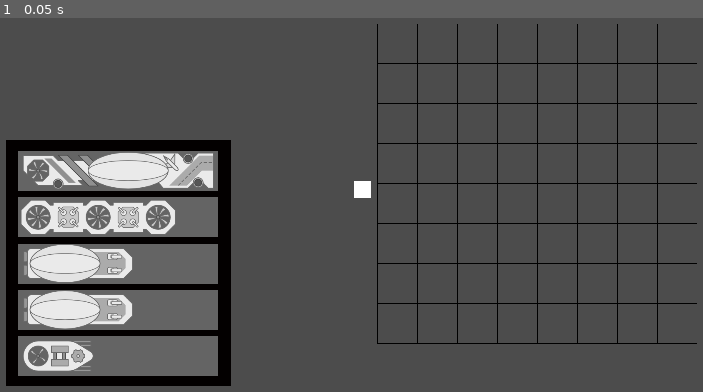
Above: before the commit, frame 1.
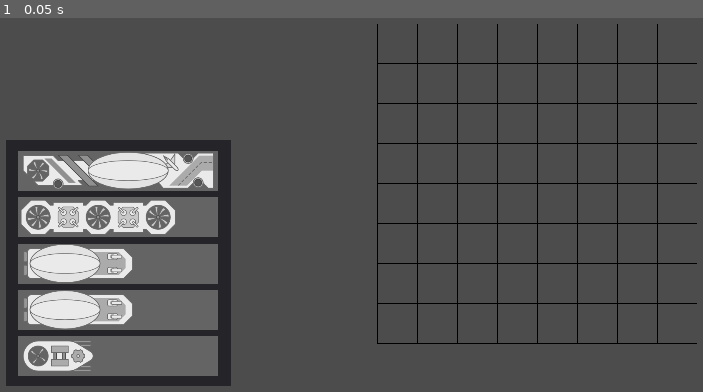
Above: after the commit, the same moment.

Repository: PureStream/avl-battleship
Game: Godot game, scene res://Scenes/SetShip.tscn
Two runs of this game, one before a commit and one after it. Both use one fixed random seed, a clock stepped at 60 frames per second and the inputs below. This scene is started directly instead of the project's main scene.
Inputs:
- Up to frame 1 (0.05 s): no input

The runs differ from the first frame. In frame 1, 5.9% of the frame differs, in the area x 0-53%, y 32-99%.

Commit message:
Path dict for main menu buttons

Diff:
--- a/Scenes/MainButtonsController.gd
+++ b/Scenes/MainButtonsController.gd
@@ -1,7 +1,6 @@
 extends Node
 
-var button_enums = load("res://Scripts/MenuButtonEnums.gd").MenuButtonEnum
-var buttons = button_enums.get_button_names()
+var buttons = MenuButtonEnums.get_button_names()
 
 export (PackedScene) var btn_default
 
@@ -21,9 +20,9 @@
 	var target_position = centerpoint
 	var target_radius = radius.rotated(STARTING_RAD)
 	cog.position = centerpoint
-	for i in button_enums.Menu:
+	for i in MenuButtonEnums.get_button_names().keys():
 		var new_button = btn_default.instance()
-		new_button.set_name(buttons[button_enums.Menu[i]])
+		new_button.set_name(buttons[i])
 		new_button.set_position(target_position+target_radius)
 		new_button.set_type(i)
 		new_button.connect("change_screen", self, "change_screen")
@@ -57,9 +56,12 @@
 		time_since_last_scroll = 0
 
 func change_screen(ID):
-	print("check")
-	if button_enums.Menu[ID] == button_enums.Menu.CLASSIC:
-		get_tree().change_scene("res://Scenes/Screens/Lobby.tscn")
+#	print("check")
+	if ID in MenuButtonEnums.get_button_names().keys():
+		if ID in Global.SCREEN_PATH.keys():
+			get_tree().change_scene(Global.SCREEN_PATH[ID]["path"])
+	else:
+		return
 
 func _process(delta):
 	if(time_since_last_scroll<1):
--- a/Scenes/SetShip.gd
+++ b/Scenes/SetShip.gd
@@ -30,7 +30,6 @@
 		grab_toggle = !grab_toggle
 	if item_held != null:
 		item_held.rect_global_position = cursor_pos + item_offset
-		$ColorRect.rect_global_position = item_held.rect_global_position
 
 func _input(event):
 	if event.is_action_pressed("inv_rotate"):
--- a/Scenes/SetShip.tscn
+++ b/Scenes/SetShip.tscn
@@ -16,7 +16,6 @@
 script = ExtResource( 1 )
 
 [node name="ShipSlots" type="Panel" parent="."]
-self_modulate = Color( 0.105882, 0.0156863, 0.0156863, 1 )
 margin_left = -836.0
 margin_top = -98.0
 margin_right = -296.0
@@ -38,6 +37,7 @@
 margin_right = 480.0
 margin_bottom = 96.0
 rect_min_size = Vector2( 480, 96 )
+size_flags_vertical = 6
 custom_styles/panel = SubResource( 1 )
 
 [node name="Ship2" type="Panel" parent="ShipSlots/VBoxContainer"]
@@ -45,6 +45,7 @@
 margin_right = 480.0
 margin_bottom = 207.0
 rect_min_size = Vector2( 480, 96 )
+size_flags_vertical = 6
 custom_styles/panel = SubResource( 1 )
 
 [node name="Ship3" type="Panel" parent="ShipSlots/VBoxContainer"]
@@ -52,6 +53,7 @@
 margin_right = 480.0
 margin_bottom = 318.0
 rect_min_size = Vector2( 480, 96 )
+size_flags_vertical = 6
 custom_styles/panel = SubResource( 1 )
 
 [node name="Ship4" type="Panel" parent="ShipSlots/VBoxContainer"]
@@ -59,6 +61,7 @@
 margin_right = 480.0
 margin_bottom = 429.0
 rect_min_size = Vector2( 480, 96 )
+size_flags_vertical = 6
 custom_styles/panel = SubResource( 1 )
 
 [node name="Ship5" type="Panel" parent="ShipSlots/VBoxContainer"]
@@ -66,6 +69,7 @@
 margin_right = 480.0
 margin_bottom = 540.0
 rect_min_size = Vector2( 480, 96 )
+size_flags_vertical = 6
 custom_styles/panel = SubResource( 1 )
 
 [node name="Grid" type="TextureRect" parent="."]
@@ -76,7 +80,3 @@
 texture = ExtResource( 3 )
 stretch_mode = 3
 script = ExtResource( 4 )
-
-[node name="ColorRect" type="ColorRect" parent="."]
-margin_right = 40.0
-margin_bottom = 40.0
--- a/Scenes/ShipSlots.gd
+++ b/Scenes/ShipSlots.gd
@@ -21,6 +21,7 @@
 	item.rect_rotation = 0
 	item.rect_global_position = slot.rect_global_position
 	item.rect_global_position = realign_position(item)
+	item.rect_scale = rect_scale
 	item.rect_rotation = -270
 	return true
 
@@ -32,15 +33,19 @@
 
 func realign_position(item):
 	var item_pos = item.rect_global_position
-	item_pos -= item.rect_pivot_offset - swap_xy(item.rect_pivot_offset)
+	var offset = item.rect_pivot_offset - swap_xy(item.rect_pivot_offset)
+	item_pos -= offset
 	return item_pos
 
 func grab_item(pos):
 	var slot = get_slot_under_pos(pos)
+	if slot == null:
+		return null
 	var item = items[slot.name]
 	if item == null:
 		return null
 	items[slot.name] = null
+	item.rect_scale = Vector2(1,1)
 	return item
 
 func get_slot_from_id(item):
--- /dev/null
+++ b/Scripts/Global.gd
@@ -0,0 +1,11 @@
+extends Node
+
+func _ready():
+	pass # Replace with function body.
+
+const SCREEN_PATH = {
+	MenuButtonEnums.CLASSIC:{
+		"path":"res://Scenes/Screens/Lobby.tscn",
+		"iden":"CLASSIC"
+		},
+	}
--- a/Scripts/MenuButtonEnums.gd
+++ b/Scripts/MenuButtonEnums.gd
@@ -3,25 +3,24 @@
 func _ready():
 	pass
 
-class MenuButtonEnum:
-	enum Menu{
-		HOW_TO_PLAY,
-		BASIC,
-		CLASSIC,
-		BLITZ,
-		TEAM_SETUP,
-		OPTIONS,
-		CREDITS
-	}
+enum {
+	HOW_TO_PLAY,
+	BASIC,
+	CLASSIC,
+	BLITZ,
+	TEAM_SETUP,
+	OPTIONS,
+	CREDITS
+}
 
-	const BUTTON_NAMES = {
-		Menu.HOW_TO_PLAY:"How To Play",
-		Menu.BASIC:"Basic",
-		Menu.CLASSIC:"Classic",
-		Menu.BLITZ:"Blitz",
-		Menu.TEAM_SETUP:"Team Setup",
-		Menu.OPTIONS:"Options",
-		Menu.CREDITS:"Credits"}
+const BUTTON_NAMES = {
+	HOW_TO_PLAY:"How To Play",
+	BASIC:"Basic",
+	CLASSIC:"Classic",
+	BLITZ:"Blitz",
+	TEAM_SETUP:"Team Setup",
+	OPTIONS:"Options",
+	CREDITS:"Credits"}
 
-	static func get_button_names():
-		return BUTTON_NAMES
+static func get_button_names():
+	return BUTTON_NAMES
--- a/project.godot
+++ b/project.godot
@@ -40,6 +40,8 @@
 Firebase="*res://addons/GDFirebase/Firebase.gd"
 ShipDB="*res://Scripts/ShipDB.gd"
 ShipLayout="*res://Scripts/ShipLayout.gd"
+MenuButtonEnums="*res://Scripts/MenuButtonEnums.gd"
+Global="*res://Scripts/Global.gd"
 
 [display]
 
Not shown, changed: Images/Ships/ship2.png.import
Not shown, changed: Images/Ships/ship5.png.import
